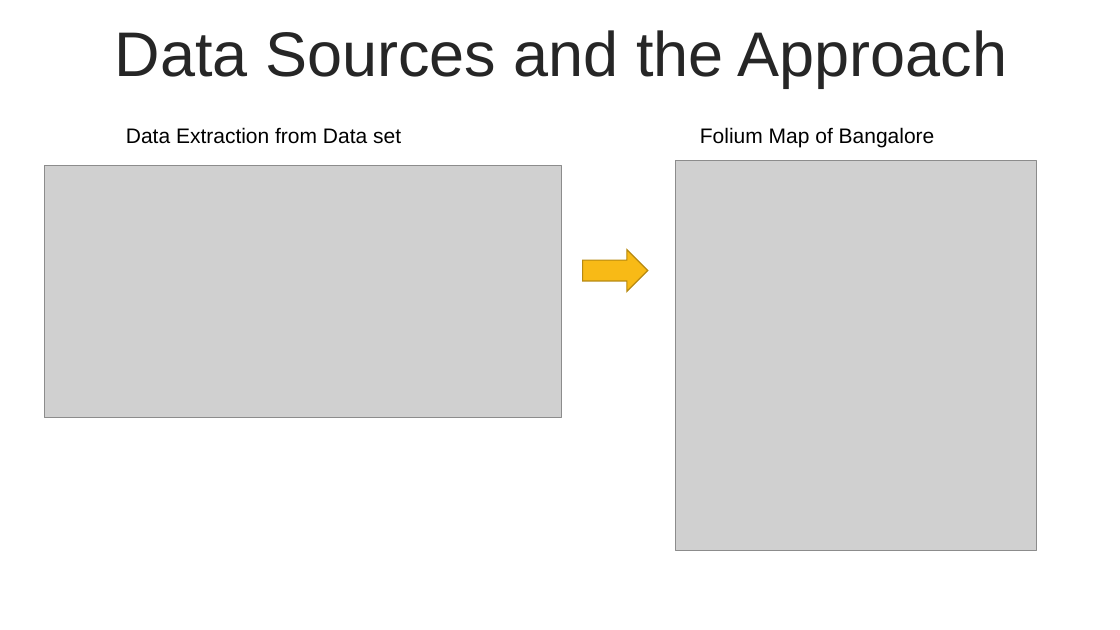
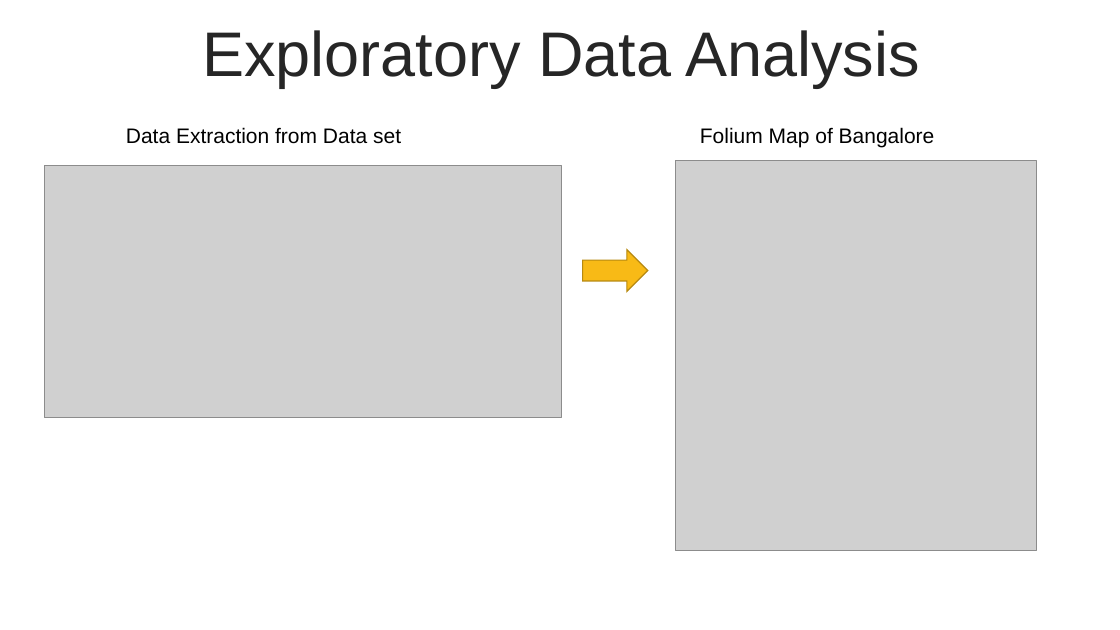
Before and after one commit to west-sun/Capstone, a slide deck: slide 6 of Neighborhoods-Bangalore-Presentation.pptx. Drawn at 1120x630 pixels with LibreOffice and Linux fonts; fonts in the diff are those of the drawing; grey boxes stand for pictures. Boxes give left, top, right and bottom in pixels: in the first picture for what was removed or moved away, otherwise in the second. Text is boxed around its words. In the diff, an @@ line names an element or a change of style, - is before the commit and + after.

Commit message:
changed the presentation

```diff
--- a/Neighborhoods-Bangalore-Presentation.pptx
+++ b/Neighborhoods-Bangalore-Presentation.pptx
@@ text at (202, 30, 919, 88): text changed @@
-Data Sources and the Approach
+Exploratory Data Analysis
```
Also in this commit, not shown: 1 other slide changed.
